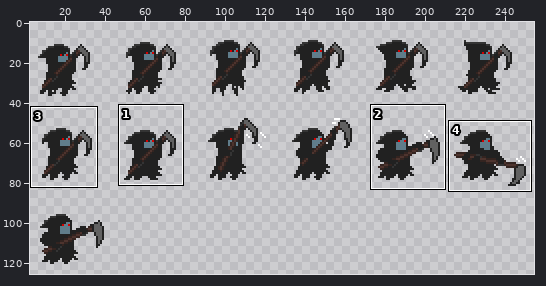
A sprite sheet gets an edit: Assets/Animation/Reaper/ReaperSpriteSheet.png. The picture above shows the old version from afar; the outline marks the close-up.
Close-up. As it was:
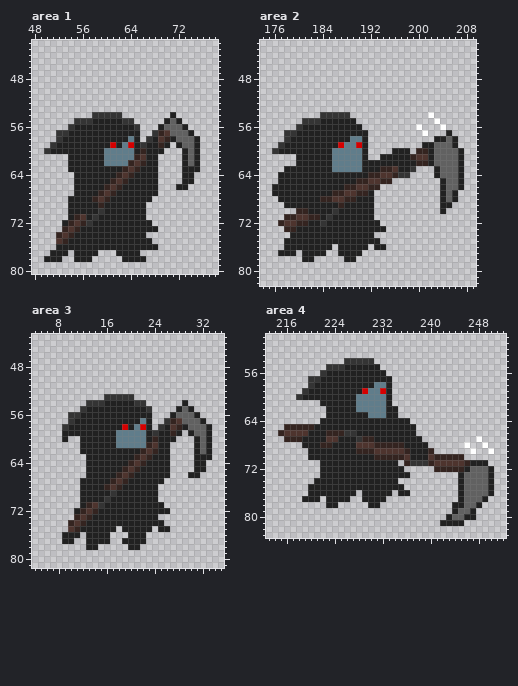
The file is 256x128 pixels. Pixels under 10% opacity are left out. Colours within 5 levels of each other are drawn and written as one. Shown: area 1: x 48..78, y 42..80; area 2: x 174..209, y 42..82; area 3: x 4..35, y 43..81; area 4: x 213..252, y 50..83. The wide view leaves out empty margins. The commit also changed other parts of the picture, which this record leaves out.
New version:
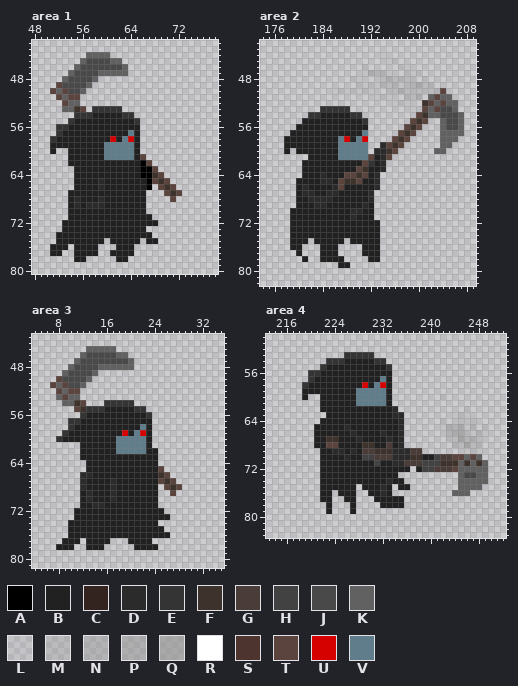
Palette (. is transparent): A #000000  B #212121  C #342420  D #2b2b2b  E #343434  F #3d332c  G #493c39  H #424242  J #494949  K #616161  L #9393932d  M #93939352  N #93939371  P #9393938a  Q #939393a2  R #ffffff  S #4e342e  T #5b433e  U #d50000  V #607d8b
Edits made:
Changed rows in their new state; - is an unchanged pixel.
Area 1:
first column x 50:
44 -------KKKK---------------
45 ------KJJJJKK-------------
46 -----KJJJJJJJK------------
47 ----KJJJJKKKKK------------
48 ---KJJJJK-----------------
49 --TJJJJK------------------
50 -TKTJJK-------------------
51 --TKTT--------------------
52 ---TKK--------------------
53 ---KKFT-EEEEE-------------
54 -----EEEBBBBBEE------.----
55 ----EBBB-----BBE----...---
56 --EEB----------B---.....--
57 ---B----------V---.......-
58 -EB--------U-VU--.........
59 -B--------VVV-V-.....-....
60 .-..------------....---...
61 ---------------BT..----...
62 ----------BBBBBBAT.----...
63 ----.--------BBBAAT----...
64 ------------BBB-AAFT---..-
65 ---------D-BBB---ATFT--..-
66 ---------DBBB----A.TFT..--
67 ----B----BBB-----..-TFT---
68 -----D--BDB------.---T----
69 -----D-DDD----------------
70 ---------B----------------
71 -----BB-B--------B--------
72 ----BBBB----------B-------
73 ---BBB-----------..-------
74 --BBB------------B--------
75 --BB------.-----.-B-------
76 -B--.----...---....-------
77 ---.-------B---.----------
78 ...----.----B-...---------
Area 2:
first column x 176:
44 ------------------L-------------
45 -------------------LL-----------
46 ---------------L-----LL---------
47 ---------------LNNML--LLL-------
48 -------------LL---MNMMML-L------
49 --------------LLLLMMMLLNPMM-----
50 ----------LLLLLLL--LMNMLMLMMT---
51 -----------------LLL--MMN-KTKK--
52 --------------------LLL--FTKTKK-
53 --------EEEEE----------L-TKTJJK-
54 ------EEBBBBBEE---------TFKKJJJK
55 -----BBB------BE-------TFT-.KJJK
56 ----B----------B------TFT---KJJK
57 --.B-----------V-----TFT-.--KKKK
58 --B--------VUB-U----TFT----.K-K-
59 -.---------V--VV--DTFT---...--.-
60 ..-.------B----V-DDFT..-...--...
61 ----..----B----VTBDT............
62 ----.-----BBBBBTE-D.............
63 --...-----BBBBTF--D.....---.....
64 -....---D---TTFTBD.....----.....
65 -...----DD-TFFTBBD..--------....
66 ....-D----DTBBBBBD----------....
67 ....-DD--DDBBBBBD-----------...-
68 -...--DDDDBBBB--D-----------...-
69 --..---DD--B---D------------..--
70 ---BBB----B--DD-------------.---
71 --.BBBBB-B---D------------------
72 -..BBB--B-----------------------
73 --.B--------------.-------------
74 -----------------B--------------
75 --.---.-----.-------------------
76 --.--...--B....-B-.-------------
77 -...B...-BB....BBB--------------
78 ------.-BBBB..--BB--------------
79 -----------BB-------------------
Area 3:
first column x 7:
45 ------KKKKK----------------
46 -----KJJJJJKK--------------
47 ----KJJJJJJJJK-------------
48 ---KJJJJKKKKKK-------------
49 --KJJJJK-------------------
50 -TJJJJK--------------------
51 TKTJJK---------------------
52 -TKTT----------------------
53 -KTKK----.....-------------
54 --KKFT...EEEEE..------.----
55 ----TFEEE-----EE.----...---
56 ---..E----------E---.....--
57 ----E----------B---.......-
58 --.E--------B-BV--.........
59 --E--------BUB-U-.....-....
60 -E-BB------------....---...
61 ----------------B...----...
62 -----------VVVVVBB..----...
63 -----B--------BBB-..----...
64 -------------BBB--..----..-
65 ------------BBB---T.----..-
66 -----DD----BBB----FT---..--
67 -----D----DBB-----TFT------
68 -----D---BDB-------TFT-----
69 ------D---D---------T------
70 ------D--BD----------------
71 ------BDD---------.--------
72 -----BBB-----------.-------
73 ----BBB-----------BB-------
74 ---BBB------------.--------
75 ---BB------B-----B-.-------
76 --.--B----BBB---BBBB-------
77 ----B-------.---B----------
78 -BBB----B----.-BBB---------
Area 4:
first column x 215:
53 -----------EEEEE--------------------
54 --------EEEBBBBBEE------------------
55 -------EBBB------BE-----------------
56 -----EEB----------B-----------------
57 ------B----------V------------------
58 ----EB--------U--U------------------
59 ----B--------VV--V------------------
60 ---.-..--------------------L--------
62 -------B-----BBBBB-D-----------L----
63 ---------------BBB-DD--------LLL----
64 --------------------D.-----L--M-M---
65 -.....-----D--------D..----LNNPLM-L-
66 ......--BBBBD----D--D..-----NNQLLML-
67 -.....--FF---DBB--D-D...----LMQNNM--
68 ----..-BTT---BFFBBGBD....----MMQMM.-
69 -----..--DD-DBGGFFFDDDGG..-----LLL-.
70 -----..----D--HHGGGDDDFF-BHGGTTKTK--
71 ----------------H--DDGGGHHHFFFKFKFK-
72 ---------------------B-BHHGGGTKK---.
73 --------------------..--------KJJ--.
74 ------.-----------D-B---------K----.
75 -----..------.---D-.-B--------K---..
76 -----..--.----.--D--..-------KK-....
77 ----...B-..-B-..--BBB---------.....-
78 ---------.--B--..BBBB--------.....--
79 --------B---B----------------....---
80 ----------------------------.....---
81 ---------------------------....-----
Where, in picture pixels (left, top, right, bottom), the same in both close-ups:
changed: (44, 52, 200, 262)
changed: (272, 52, 464, 268)
changed: (50, 346, 212, 550)
changed: (278, 352, 494, 526)
